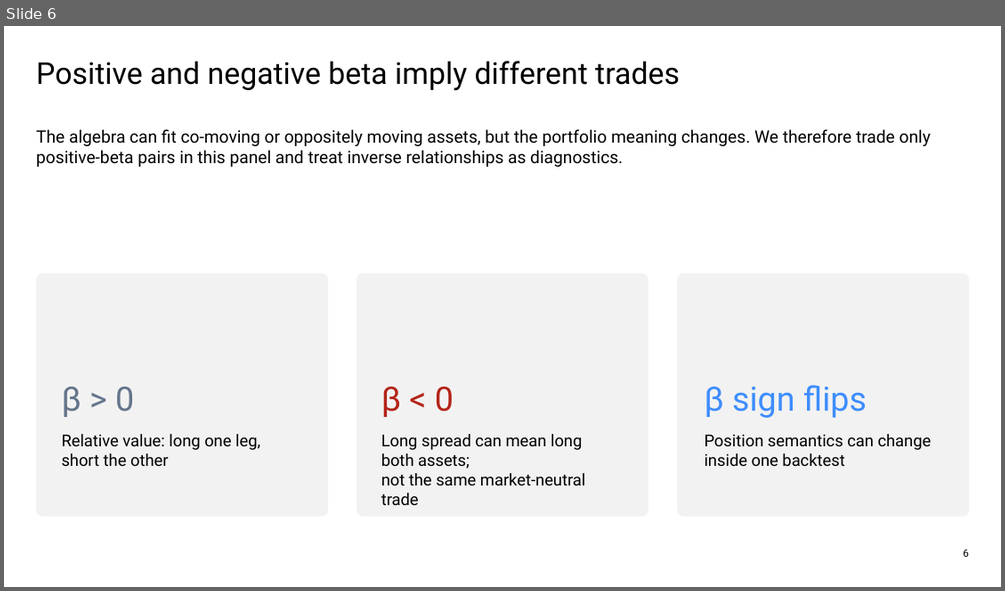
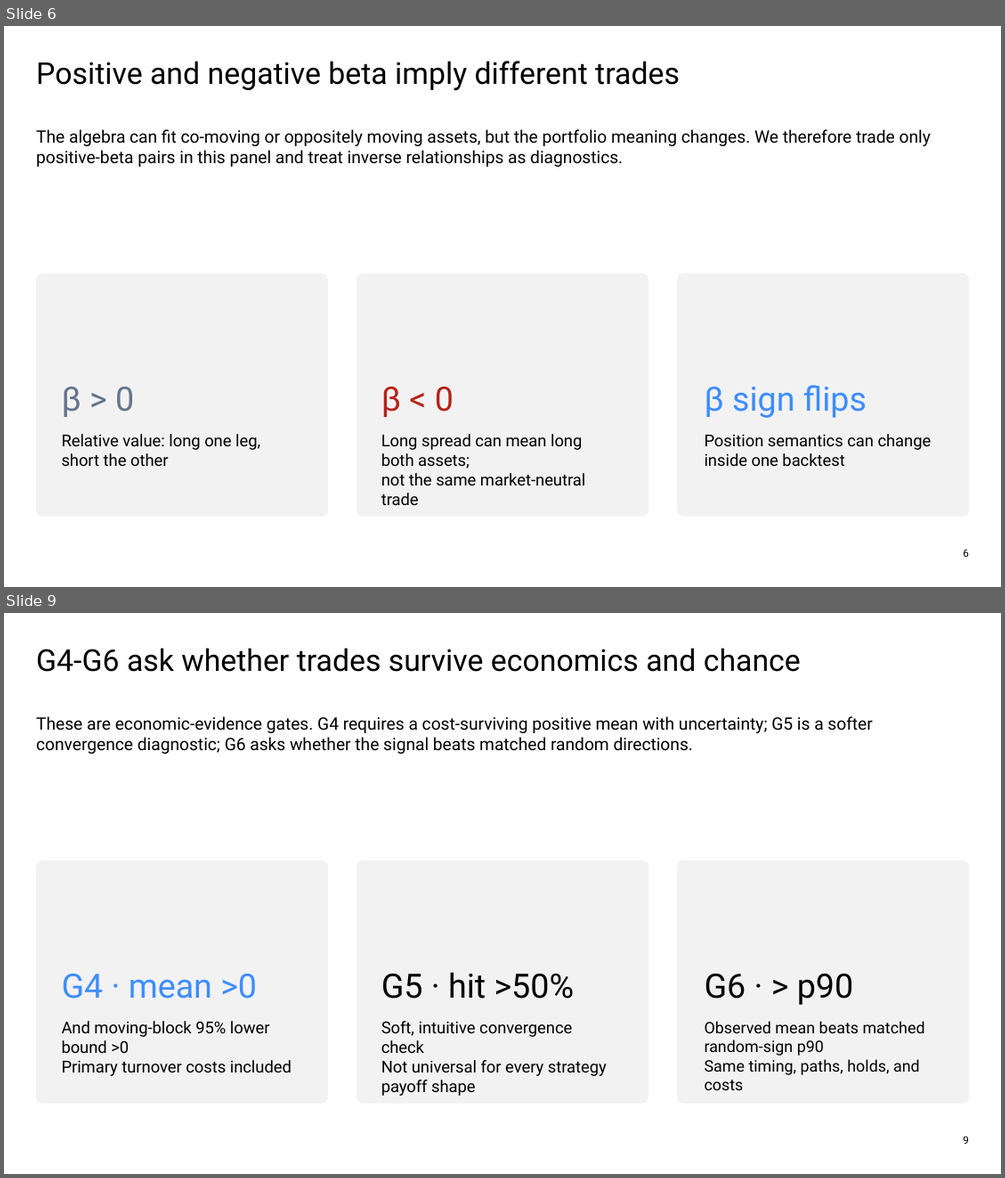
Before and after one commit to Francisc0Franc0/Time-Series-Modeling-Gen5, a slide deck: presentations/gen5_lit_mr_02_1_bollinger_evidence.pptx. Shown one above the other, each under a label of ours: slide 6 before the commit, slides 6 and 9 after it; the slides between them are not shown. The pictures are 1005x591 and 1005x1178 pixels, drawn with LibreOffice and Linux fonts; fonts in the diff are those of the drawing. Boxes give left, top, right and bottom in pixels: in the first picture for what was removed or moved away, otherwise in the second. Text is boxed around its words. In the diff, an @@ line names an element or a change of style, - is before the commit and + after.

```diff
--- a/presentations/gen5_lit_mr_02_1_bollinger_evidence.pptx
+++ b/presentations/gen5_lit_mr_02_1_bollinger_evidence.pptx
@@ slide 9 added at (4, 613, 1001, 1174), background #FFFFFF @@
@@ text added at (36, 648, 801, 672), 29 pt, text #000000 @@
+G4-G6 ask whether trades survive economics and chance
@@ text added at (36, 716, 872, 754), 16.5 pt, text #000000 @@
+These are economic-evidence gates. G4 requires a cost-surviving positive mean with uncertainty; G5 is a softer convergence diagnostic; G6 asks whether the signal beats matched random directions.
@@ rounded rectangle added at (36, 860, 328, 1103), fill #F2F2F2 @@
@@ rounded rectangle added at (357, 860, 648, 1103), fill #F2F2F2 @@
@@ rounded rectangle added at (677, 860, 969, 1103), fill #F2F2F2 @@
@@ text added at (62, 973, 257, 998), 32.2 pt, text #3D8DFF @@
+G4 · mean >0
@@ text added at (381, 972, 574, 998), 32.2 pt, text #000000 @@
+G5 · hit >50%
@@ text added at (704, 973, 853, 1005), 32.2 pt, text #000000 @@
+G6 · > p90
@@ text added at (62, 1021, 291, 1076), 15.8 pt, text #000000 @@
+And moving-block 95% lower bound >0
+Primary turnover costs included
@@ text added at (381, 1021, 607, 1095), 15.8 pt, text #000000 @@
+Soft, intuitive convergence check
+Not universal for every strategy payoff shape
@@ text added at (704, 1021, 925, 1090), 15.3 pt, text #000000 @@
+Observed mean beats matched random-sign p90
+Same timing, paths, holds, and costs
@@ text added at (963, 1135, 969, 1143), 10 pt, text #000000 @@
+9
```
Also in this commit, not shown: 12 slides changed, 7 other slides added, 9 other files.
